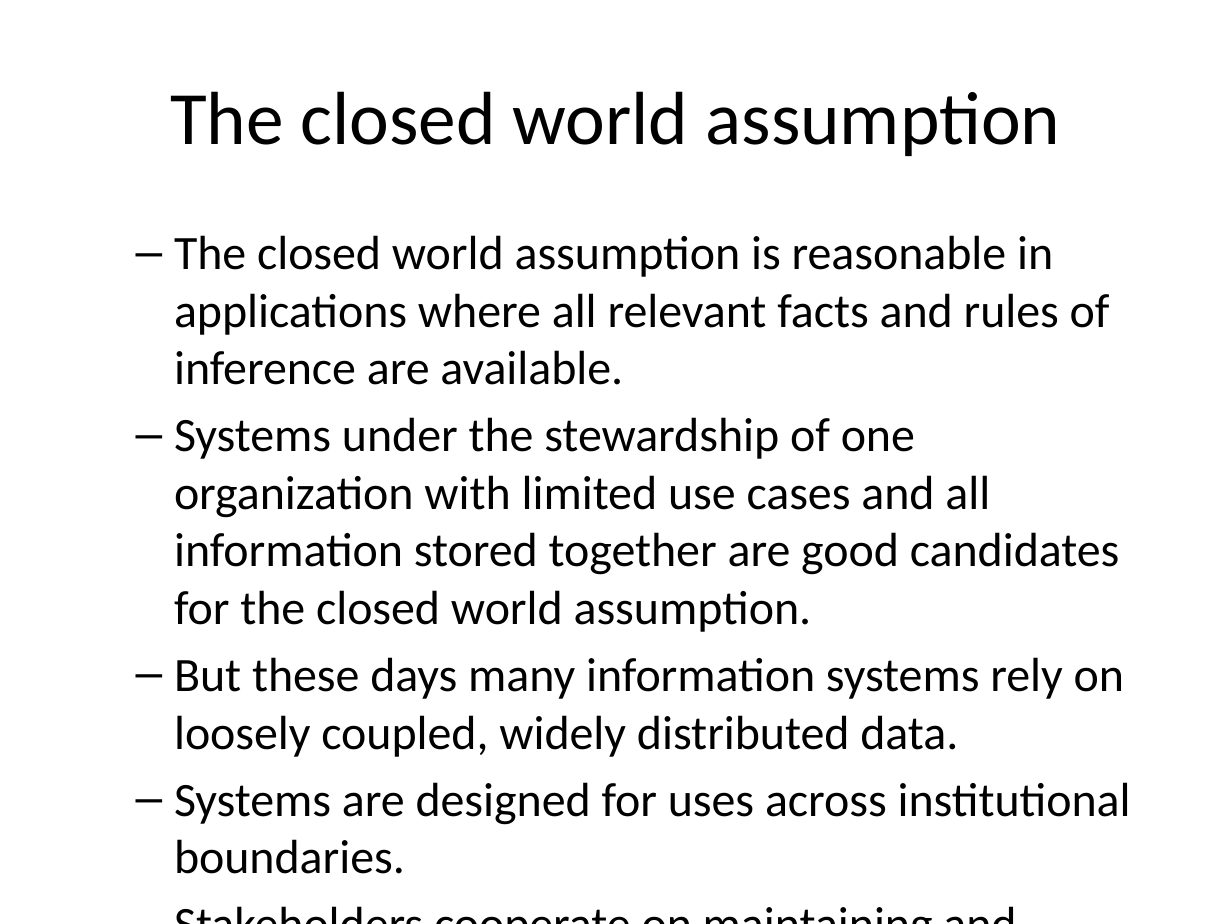
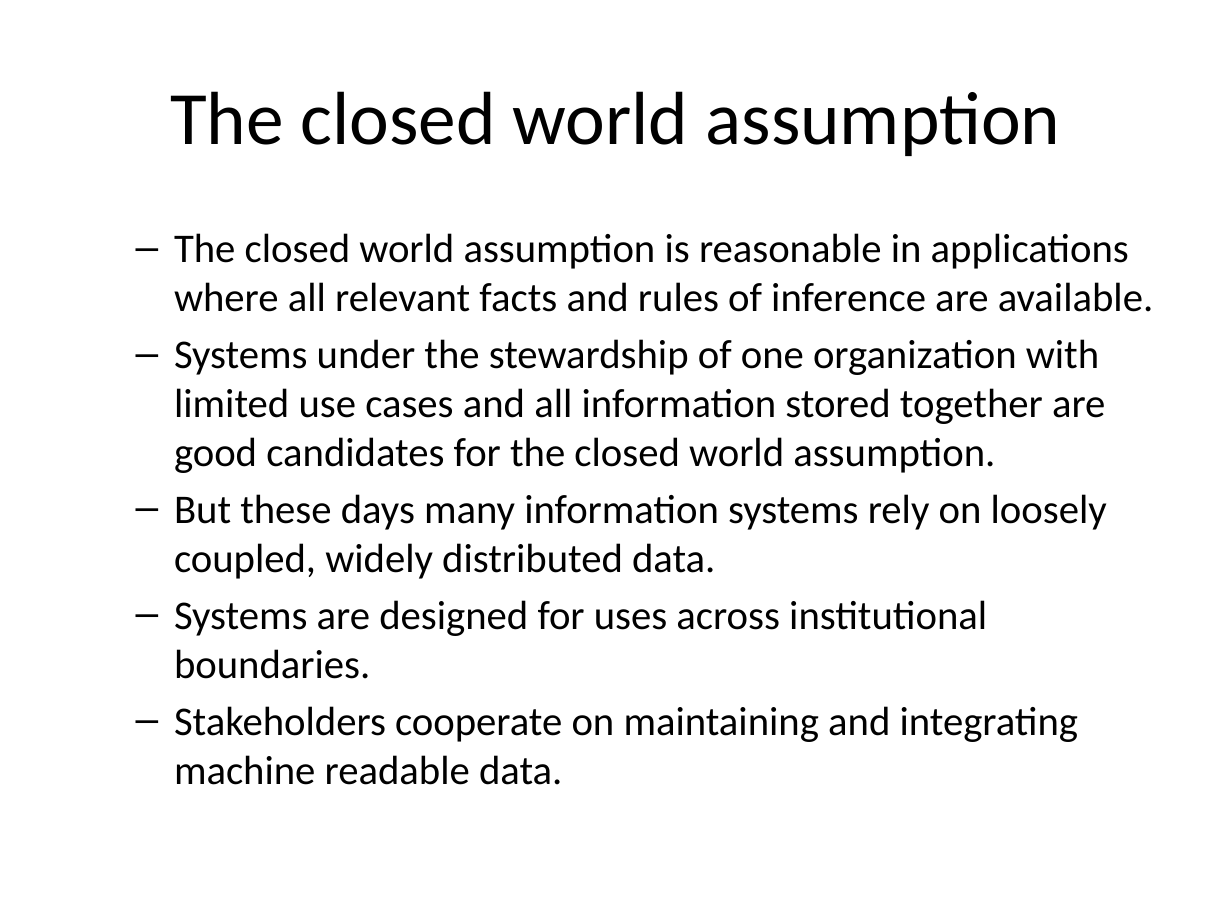
Before and after one commit to LIS561/syllabi, a slide deck: slide 6 of presentations/Logic1c.pptx. Drawn at 1232x924 pixels with LibreOffice and Linux fonts; fonts in the diff are those of the drawing. Boxes give left, top, right and bottom in pixels: in the first picture for what was removed or moved away, otherwise in the second. Text is boxed around its words. In the diff, an @@ line names an element or a change of style, - is before the commit and + after.

```diff
--- a/presentations/Logic1c.pptx
+++ b/presentations/Logic1c.pptx
@@ text "The closed world assumption is ..." at [174, 233, 1153, 785]: size 28 to 23.8 pt @@
```
Also in this commit, not shown: 3 other slides changed, 1 other file.
